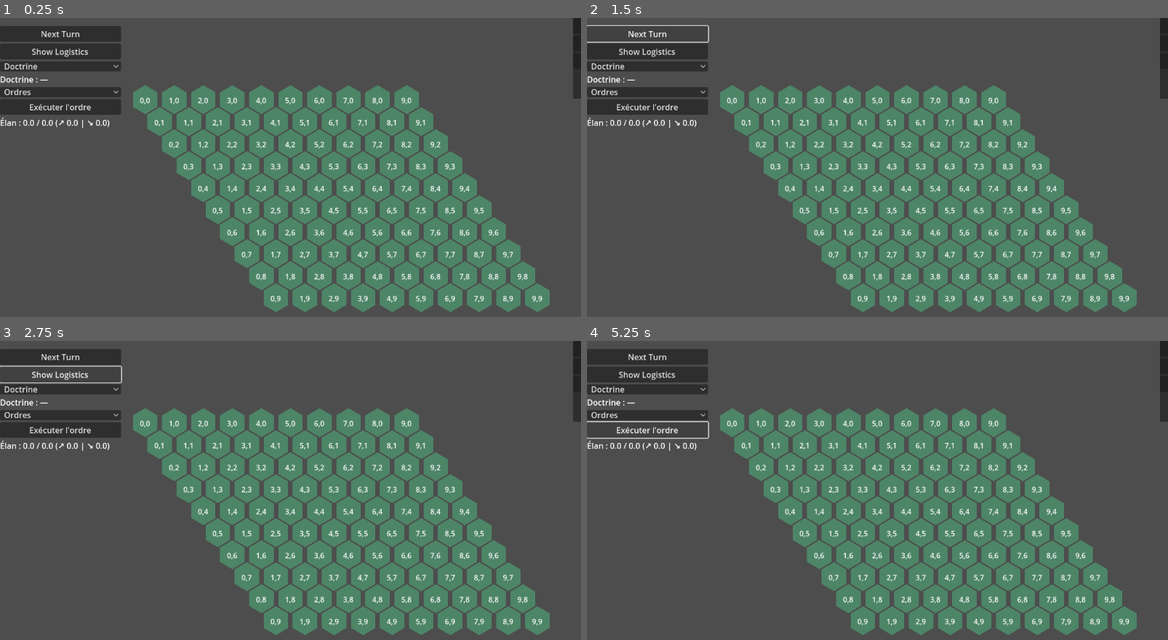
Above: before the commit, frames 1-4 (two rows, left to right).
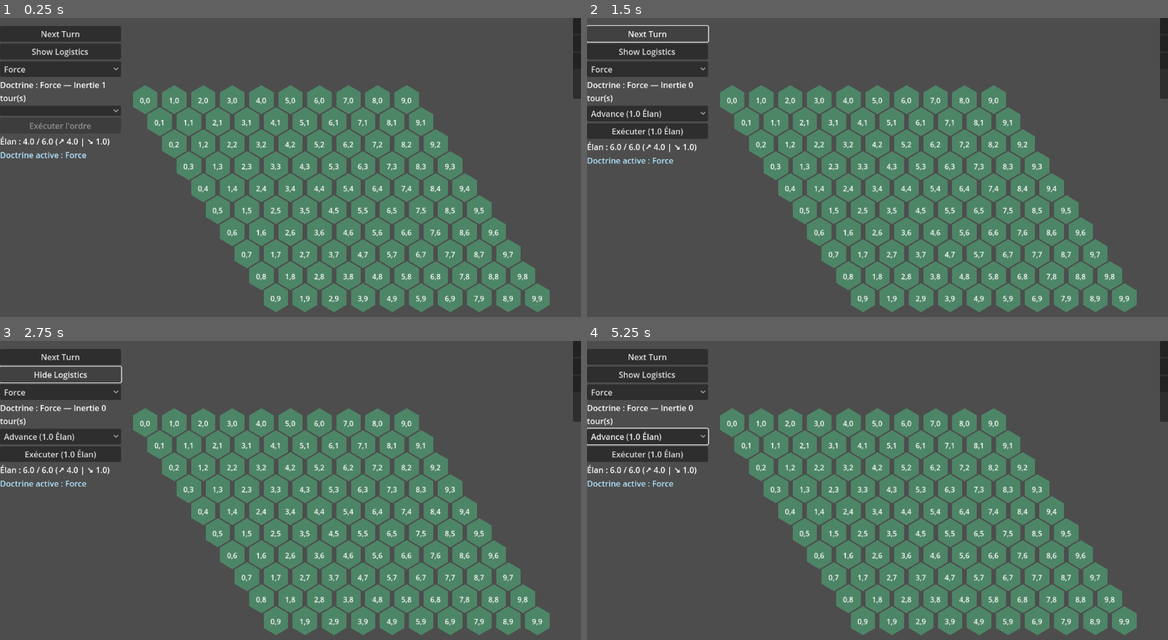
Above: after the commit, the same moments.

Repository: Pierlab/weave-of-war
Game: Godot game, scene res://scenes/main.tscn
Same seed, same stepped clock (60 frames per second), same inputs: the game is played once before the commit and once after it.
Inputs:
- Up to frame 1 (0.25 s): no input
- Up to frame 2 (1.5 s): click "Next Turn" at 0.5 s; click "Next Turn" at 1.25 s
- Up to frame 3 (2.75 s): click "Show Logistics" at 2 s
- Up to frame 4 (5.25 s): click "Show Logistics" (after the commit: "Hide Logistics") at 2.75 s; click "Doctrine" (after the commit: "Force") at 3.5 s; click "Ordres" (after the commit: "Advance (1.0 Élan)") at 4.25 s; click "Exécuter l'ordre" (after the commit: "Exécuter (1.0 Élan)") at 5 s

The runs differ from the first frame. In frame 1, 2.5% of the frame differs, in the area x 0-21%, y 15-47%; in frame 2, 3.8%; in frame 3, 3.9%, in the area x 0-21%, y 10-49%; in frame 4, 3.6%.
Error before the commit: Parse Error: Class "EventBus" hides an autoload singleton. (res://scripts/core/event_bus.gd:2)

Commit message:
Fix autoload warnings and document launch command

Diff:
--- a/scripts/core/assistant_ai.gd
+++ b/scripts/core/assistant_ai.gd
@@ -1,14 +1,13 @@
-@warning_ignore("class_name_hides_autoload")
-class_name AssistantAI
+class_name AssistantAIAutoload
 extends Node
 
 const EVENT_BUS := preload("res://scripts/core/event_bus.gd")
 const DATA_LOADER := preload("res://scripts/core/data_loader.gd")
 
-static var _instance: AssistantAI
+static var _instance: AssistantAIAutoload
 
-var _event_bus: EventBus
-var _data_loader: DataLoader
+var _event_bus: EventBusAutoload
+var _data_loader: DataLoaderAutoload
 
 func _ready() -> void:
     _instance = self
@@ -16,7 +15,7 @@
     _data_loader = DATA_LOADER.get_instance()
     _connect_signals()
 
-static func get_instance() -> AssistantAI:
+static func get_instance() -> AssistantAIAutoload:
     return _instance
 
 func _connect_signals() -> void:
--- a/scripts/core/data_loader.gd
+++ b/scripts/core/data_loader.gd
@@ -1,5 +1,4 @@
-@warning_ignore("class_name_hides_autoload")
-class_name DataLoader
+class_name DataLoaderAutoload
 extends Node
 
 const EVENT_BUS := preload("res://scripts/core/event_bus.gd")
@@ -13,7 +12,7 @@
     "formations": "res://data/formations.json",
 }
 
-static var _instance: DataLoader
+static var _instance: DataLoaderAutoload
 
 var _collections: Dictionary = {}
 var _indexed: Dictionary = {}
@@ -24,7 +23,7 @@
     var result: Dictionary = load_all()
     call_deferred("_notify_event_bus", result)
 
-static func get_instance() -> DataLoader:
+static func get_instance() -> DataLoaderAutoload:
     return _instance
 
 func is_ready() -> bool:
@@ -109,7 +108,7 @@
     }
 
 func _notify_event_bus(result: Dictionary) -> void:
-    var event_bus: EventBus = EVENT_BUS.get_instance()
+    var event_bus: EventBusAutoload = EVENT_BUS.get_instance()
     if event_bus == null:
         return
 
--- a/scripts/core/event_bus.gd
+++ b/scripts/core/event_bus.gd
@@ -1,5 +1,4 @@
-@warning_ignore("class_name_hides_autoload")
-class_name EventBus
+class_name EventBusAutoload
 extends Node
 
 signal turn_started(turn_number: int)
@@ -25,14 +24,14 @@
 signal order_execution_requested(order_id: String)
 signal order_execution_failed(payload: Dictionary)
 
-static var _instance: EventBus
+static var _instance: EventBusAutoload
 var _logistics_visible: bool = false
 
 func _ready() -> void:
     _instance = self
     add_to_group("event_bus")
 
-static func get_instance() -> EventBus:
+static func get_instance() -> EventBusAutoload:
     return _instance
 
 func emit_data_loader_ready(payload: Dictionary) -> void:
--- a/scripts/core/game_manager.gd
+++ b/scripts/core/game_manager.gd
@@ -5,9 +5,9 @@
 const DOCTRINE_SYSTEM := preload("res://scripts/systems/doctrine_system.gd")
 const ELAN_SYSTEM := preload("res://scripts/systems/elan_system.gd")
 
-var event_bus: EventBus
+var event_bus: EventBusAutoload
 var turn_manager: TurnManager
-var data_loader: DataLoader
+var data_loader: DataLoaderAutoload
 var doctrine_system: DoctrineSystem
 var elan_system: ElanSystem
 
--- a/scripts/core/telemetry.gd
+++ b/scripts/core/telemetry.gd
@@ -1,20 +1,19 @@
-@warning_ignore("class_name_hides_autoload")
-class_name Telemetry
+class_name TelemetryAutoload
 extends Node
 
 const EVENT_BUS := preload("res://scripts/core/event_bus.gd")
 
-static var _instance: Telemetry
+static var _instance: TelemetryAutoload
 
 var _buffer: Array = []
-var _event_bus: EventBus
+var _event_bus: EventBusAutoload
 
 func _ready() -> void:
     _instance = self
     _event_bus = EVENT_BUS.get_instance()
     _connect_signals()
 
-static func get_instance() -> Telemetry:
+static func get_instance() -> TelemetryAutoload:
     return _instance
 
 func log_event(name: StringName, payload: Dictionary = {}) -> void:
--- a/scripts/core/turn_manager.gd
+++ b/scripts/core/turn_manager.gd
@@ -7,7 +7,7 @@
 @export var base_competence_per_turn: float = 6.0
 
 var current_turn: int = 0
-var event_bus: EventBus
+var event_bus: EventBusAutoload
 
 var _competence_allocations: Dictionary = {}
 var _competence_budget: float = 0.0
@@ -22,7 +22,7 @@
         bus = EVENT_BUS.get_instance()
     setup(bus)
 
-func setup(event_bus_ref: EventBus) -> void:
+func setup(event_bus_ref: EventBusAutoload) -> void:
     event_bus = event_bus_ref
     if event_bus and not event_bus.logistics_update.is_connected(_on_logistics_update):
         event_bus.logistics_update.connect(_on_logistics_update)
@@ -76,33 +76,33 @@
 
 func _initialise_competence_state(reason: String) -> void:
     _competence_budget = max(base_competence_per_turn, 0.0)
-    var target_allocations := {}
+    var target_allocations: Dictionary = {}
     if _competence_allocations.is_empty():
-        var default_split := max(_competence_budget / float(COMPETENCE_CATEGORIES.size()), 0.0)
+        var default_split: float = max(_competence_budget / float(COMPETENCE_CATEGORIES.size()), 0.0)
         for category in COMPETENCE_CATEGORIES:
             target_allocations[category] = snapped(default_split, 0.01)
     else:
-        var sum := _sum_allocations()
+        var sum: float = _sum_allocations()
         if sum <= 0.0:
             for category in COMPETENCE_CATEGORIES:
                 target_allocations[category] = 0.0
         else:
-            var scale := _competence_budget / sum if sum > 0.0 else 0.0
+            var scale: float = _competence_budget / sum if sum > 0.0 else 0.0
             for category in COMPETENCE_CATEGORIES:
-                var value := float(_competence_allocations.get(category, 0.0)) * scale
+                var value: float = float(_competence_allocations.get(category, 0.0)) * scale
                 target_allocations[category] = snapped(value, 0.01)
 
-    var validated := _validate_allocations(target_allocations)
+    var validated: Dictionary = _validate_allocations(target_allocations)
     _competence_allocations = validated.get("allocations", {})
     _available_competence = max(_competence_budget - _sum_allocations(), 0.0)
     _processed_break_ids.clear()
     _emit_competence(reason)
 
 func _validate_allocations(raw_allocations: Dictionary) -> Dictionary:
-    var cleaned := {}
-    var total := 0.0
+    var cleaned: Dictionary = {}
+    var total: float = 0.0
     for category in COMPETENCE_CATEGORIES:
-        var value := float(raw_allocations.get(category, 0.0))
+        var value: float = float(raw_allocations.get(category, 0.0))
         value = max(value, 0.0)
         cleaned[category] = snapped(value, 0.01)
         total += cleaned[category]
@@ -122,7 +122,7 @@
     }
 
 func _sum_allocations() -> float:
-    var total := 0.0
+    var total: float = 0.0
     for category in COMPETENCE_CATEGORIES:
         total += float(_competence_allocations.get(category, 0.0))
     return total
@@ -136,17 +136,18 @@
     if amount <= 0.0:
         return
     _competence_budget = max(_competence_budget - amount, 0.0)
-    var total := _sum_allocations()
+    var total: float = _sum_allocations()
     if total > _competence_budget and total > 0.0:
-        var scale := _competence_budget / total if total > 0.0 else 0.0
+        var scale: float = _competence_budget / total if total > 0.0 else 0.0
         for category in COMPETENCE_CATEGORIES:
-            var value := float(_competence_allocations.get(category, 0.0)) * scale
+            var value: float = float(_competence_allocations.get(category, 0.0)) * scale
             _competence_allocations[category] = snapped(value, 0.01)
     _available_competence = max(_competence_budget - _sum_allocations(), 0.0)
     _emit_competence(source.get("reason", "logistics_break"))
 
 func _on_logistics_update(payload: Dictionary) -> void:
-    var breaks: Array = payload.get("breaks", [])
+    var breaks_variant: Variant = payload.get("breaks", [])
+    var breaks: Array = breaks_variant if breaks_variant is Array else []
     if breaks.is_empty():
         return
 
@@ -161,7 +162,7 @@
         if _processed_break_ids.has(identifier):
             continue
         _processed_break_ids[identifier] = true
-        var penalty := float(entry.get("competence_penalty", 0.0))
+        var penalty: float = float(entry.get("competence_penalty", 0.0))
         if penalty <= 0.0:
             continue
         penalised = true
--- a/scripts/systems/combat_system.gd
+++ b/scripts/systems/combat_system.gd
@@ -18,8 +18,8 @@
 const COMPETENCE_CATEGORIES := ["tactics", "strategy", "logistics"]
 const COMPETENCE_SCALAR := 0.05
 
-var event_bus: EventBus
-var data_loader: DataLoader
+var event_bus: EventBusAutoload
+var data_loader: DataLoaderAutoload
 
 var _orders_by_id: Dictionary = {}
 var _units_by_id: Dictionary = {}
@@ -42,7 +42,7 @@
 func _ready() -> void:
     setup(EVENT_BUS.get_instance(), DATA_LOADER.get_instance())
 
-func setup(event_bus_ref: EventBus, data_loader_ref: DataLoader) -> void:
+func setup(event_bus_ref: EventBusAutoload, data_loader_ref: DataLoaderAutoload) -> void:
     event_bus = event_bus_ref
     data_loader = data_loader_ref
     _rng.randomize()
--- a/scripts/systems/doctrine_system.gd
+++ b/scripts/systems/doctrine_system.gd
@@ -4,8 +4,8 @@
 const EVENT_BUS := preload("res://scripts/core/event_bus.gd")
 const DATA_LOADER := preload("res://scripts/core/data_loader.gd")
 
-var event_bus: EventBus
-var data_loader: DataLoader
+var event_bus: EventBusAutoload
+var data_loader: DataLoaderAutoload
 
 var _doctrines_by_id: Dictionary = {}
 var _orders_by_id: Dictionary = {}
@@ -16,7 +16,7 @@
 func _ready() -> void:
     setup(EVENT_BUS.get_instance(), DATA_LOADER.get_instance())
 
-func setup(event_bus_ref: EventBus, data_loader_ref: DataLoader) -> void:
+func setup(event_bus_ref: EventBusAutoload, data_loader_ref: DataLoaderAutoload) -> void:
     event_bus = event_bus_ref
     data_loader = data_loader_ref
 
--- a/scripts/systems/elan_system.gd
+++ b/scripts/systems/elan_system.gd
@@ -6,8 +6,8 @@
 
 @export var max_elan: float = 6.0
 
-var event_bus: EventBus
-var data_loader: DataLoader
+var event_bus: EventBusAutoload
+var data_loader: DataLoaderAutoload
 
 var _orders_by_id: Dictionary = {}
 var _allowed_order_ids: Array[String] = []
@@ -19,7 +19,7 @@
 func _ready() -> void:
     setup(EVENT_BUS.get_instance(), DATA_LOADER.get_instance())
 
-func setup(event_bus_ref: EventBus, data_loader_ref: DataLoader) -> void:
+func setup(event_bus_ref: EventBusAutoload, data_loader_ref: DataLoaderAutoload) -> void:
     event_bus = event_bus_ref
     data_loader = data_loader_ref
 
@@ -86,7 +86,7 @@
     }
 
 func can_issue_order(order_id: String) -> Dictionary:
-    var result := {
+    var result: Dictionary = {
         "success": false,
         "reason": "unknown_order",
     }
@@ -96,7 +96,7 @@
         result.reason = "doctrine_locked"
         return result
     var order: Dictionary = _orders_by_id.get(order_id, {})
-    var cost := float(order.get("base_elan_cost", 0))
+    var cost: float = float(order.get("base_elan_cost", 0))
     if cost > _current_elan:
         result.reason = "insufficient_elan"
         result["required"] = cost
@@ -110,10 +110,10 @@
     return result
 
 func issue_order(order_id: String) -> Dictionary:
-    var result := can_issue_order(order_id)
+    var result: Dictionary = can_issue_order(order_id)
     if not result.get("success", false):
         return result
-    var cost := float(result.get("cost", 0.0))
+    var cost: float = float(result.get("cost", 0.0))
     spend_elan(cost)
     result["remaining"] = _current_elan
     return result
@@ -123,7 +123,7 @@
         return
     if _current_elan <= 0.0:
         return
-    var new_value := max(_current_elan - _current_upkeep, 0.0)
+    var new_value: float = max(_current_elan - _current_upkeep, 0.0)
     if !is_equal_approx(new_value, _current_elan):
         _current_elan = new_value
         _emit_state("upkeep_tick")
@@ -134,12 +134,13 @@
     event_bus.emit_elan_updated(get_state_payload(reason))
 
 func _calculate_turn_income(unit_entries: Array) -> float:
-    var total := 0.0
+    var total: float = 0.0
     for entry in unit_entries:
         if entry is Dictionary:
-            var generation := entry.get("elan_generation", {})
+            var generation: Variant = entry.get("elan_generation", {})
             if generation is Dictionary:
-                total += float(generation.get("base", 0))
+                var generation_data: Dictionary = generation
+                total += float(generation_data.get("base", 0))
     return total
 
 func _on_data_loader_ready(payload: Dictionary) -> void:
@@ -157,18 +158,19 @@
 func _on_doctrine_selected(payload: Dictionary) -> void:
     _current_doctrine_id = payload.get("id", "")
     set_doctrine_upkeep(float(payload.get("elan_upkeep", 0)))
-    var allowed_orders_payload: Array = payload.get("allowed_orders", [])
-    var allowed_ids: Array = []
+    var allowed_orders_variant: Variant = payload.get("allowed_orders", [])
+    var allowed_orders_payload: Array = allowed_orders_variant if allowed_orders_variant is Array else []
+    var allowed_ids: Array[String] = []
     for entry in allowed_orders_payload:
         if entry is Dictionary:
-            allowed_ids.append(entry.get("id", ""))
+            allowed_ids.append(str(entry.get("id", "")))
     set_allowed_orders(allowed_ids)
     _emit_state("doctrine")
 
 func _on_order_execution_requested(order_id: String) -> void:
     if order_id.is_empty():
         return
-    var result := issue_order(order_id)
+    var result: Dictionary = issue_order(order_id)
     if not result.get("success", false):
         if event_bus:
             event_bus.emit_order_execution_failed({
@@ -180,7 +182,7 @@
         return
 
     var order: Dictionary = result.get("order", {})
-    var payload := {
+    var payload: Dictionary = {
         "order_id": order_id,
         "order_name": order.get("name", order_id),
         "cost": result.get("cost", 0.0),
--- a/scripts/systems/espionage_system.gd
+++ b/scripts/systems/espionage_system.gd
@@ -14,8 +14,8 @@
 const COUNTER_INTEL_GROWTH := 0.05
 const BASE_PROBE_STRENGTH := 0.4
 
-var event_bus: EventBus
-var data_loader: DataLoader
+var event_bus: EventBusAutoload
+var data_loader: DataLoaderAutoload
 
 var _fog_by_tile: Dictionary = {}
 var _weather_by_id: Dictionary = {}
@@ -28,7 +28,7 @@
 func _ready() -> void:
     setup(EVENT_BUS.get_instance(), DATA_LOADER.get_instance())
 
-func setup(event_bus_ref: EventBus, data_loader_ref: DataLoader) -> void:
+func setup(event_bus_ref: EventBusAutoload, data_loader_ref: DataLoaderAutoload) -> void:
     event_bus = event_bus_ref
     data_loader = data_loader_ref
     _rng.randomize()
--- a/scripts/systems/logistics_system.gd
+++ b/scripts/systems/logistics_system.gd
@@ -8,8 +8,8 @@
 @export var map_columns := 6
 @export var map_rows := 5
 
-var event_bus: EventBus
-var data_loader: DataLoader
+var event_bus: EventBusAutoload
+var data_loader: DataLoaderAutoload
 
 var _terrain_lookup: Dictionary = {}
 var _terrain_definitions: Dictionary = {}
@@ -32,7 +32,7 @@
 func _ready() -> void:
     setup(EVENT_BUS.get_instance(), DATA_LOADER.get_instance())
 
-func setup(event_bus_ref: EventBus, data_loader_ref: DataLoader) -> void:
+func setup(event_bus_ref: EventBusAutoload, data_loader_ref: DataLoaderAutoload) -> void:
     event_bus = event_bus_ref
     data_loader = data_loader_ref
     _terrain_definitions = TERRAIN_DATA.get_default()
--- a/scripts/ui/debug_overlay.gd
+++ b/scripts/ui/debug_overlay.gd
@@ -6,7 +6,7 @@
 @onready var toggle_logistics_button: Button = $PanelContainer/MarginContainer/VBoxContainer/ToggleLogisticsButton
 @onready var spawn_unit_button: Button = $PanelContainer/MarginContainer/VBoxContainer/SpawnUnitButton
 
-var event_bus: EventBus
+var event_bus: EventBusAutoload
 
 func _ready() -> void:
     event_bus = EVENT_BUS.get_instance()
--- a/scripts/ui/hud_manager.gd
+++ b/scripts/ui/hud_manager.gd
@@ -13,8 +13,8 @@
 @onready var feedback_label: Label = $MarginContainer/VBoxContainer/FeedbackLabel
 @onready var feedback_player: AudioStreamPlayer = $FeedbackPlayer
 
-var event_bus: EventBus
-var data_loader: DataLoader
+var event_bus: EventBusAutoload
+var data_loader: DataLoaderAutoload
 
 var _doctrine_lookup: Dictionary = {}
 var _doctrine_names: Dictionary = {}
--- a/tests/gdunit/test_autoload_preparation.gd
+++ b/tests/gdunit/test_autoload_preparation.gd
@@ -15,10 +15,10 @@
                 node.queue_free()
         _nodes_to_cleanup.clear()
         await tree.process_frame
-    EventBus._instance = null
-    DataLoader._instance = null
-    Telemetry._instance = null
-    AssistantAI._instance = null
+    EventBusAutoload._instance = null
+    DataLoaderAutoload._instance = null
+    TelemetryAutoload._instance = null
+    AssistantAIAutoload._instance = null
 
 func test_autoloads_emit_data_loader_ready_captured_by_telemetry() -> void:
     var tree := Engine.get_main_loop()
@@ -27,10 +27,10 @@
         return
 
     var root := tree.get_root()
-    var event_bus: EventBus = EVENT_BUS.new()
-    var data_loader: DataLoader = DATA_LOADER.new()
-    var telemetry: Telemetry = TELEMETRY.new()
-    var assistant_ai: AssistantAI = ASSISTANT_AI.new()
+    var event_bus: EventBusAutoload = EVENT_BUS.new()
+    var data_loader: DataLoaderAutoload = DATA_LOADER.new()
+    var telemetry: TelemetryAutoload = TELEMETRY.new()
+    var assistant_ai: AssistantAIAutoload = ASSISTANT_AI.new()
 
     root.add_child(event_bus)
     root.add_child(data_loader)
--- a/tests/gdunit/test_competence_and_formations.gd
+++ b/tests/gdunit/test_competence_and_formations.gd
@@ -5,7 +5,7 @@
 const COMBAT_SYSTEM := preload("res://scripts/systems/combat_system.gd")
 
 func test_turn_manager_competence_budget_and_penalties() -> void:
-    var event_bus: EventBus = EVENT_BUS.new()
+    var event_bus: EventBusAutoload = EVENT_BUS.new()
     event_bus._ready()
 
     var manager: TurnManager = TURN_MANAGER.new()
--- a/tests/gdunit/test_data_integrity.gd
+++ b/tests/gdunit/test_data_integrity.gd
@@ -210,7 +210,7 @@
                 _assert_number(competence_weight.get(key), context + ".competence_weight", key)
 
 func test_data_loader_exposes_caches() -> void:
-    var loader: DataLoader = DATA_LOADER.new()
+    var loader: DataLoaderAutoload = DATA_LOADER.new()
     var result := loader.load_all()
     asserts.is_true(result.get("ready", false), "DataLoader should report ready when assets load correctly")
 
Not shown, changed: CHANGELOG.md
Not shown, changed: context_snapshot.md
Not shown, changed: context_update.md
Not shown, changed: docs/agents/missions/vertical_slice_p0.md
